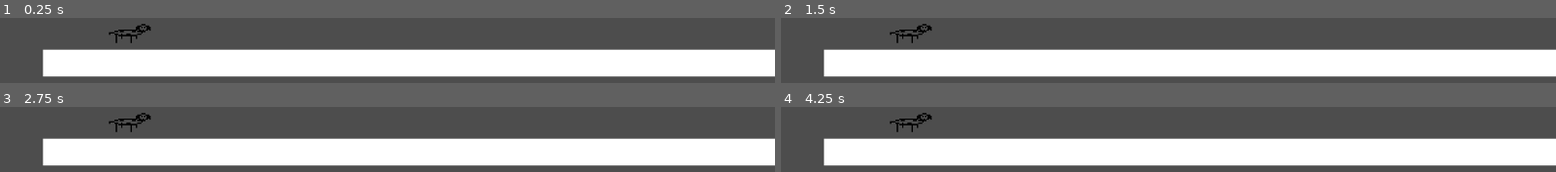
Above: before the commit, frames 1-4 (two rows, left to right).
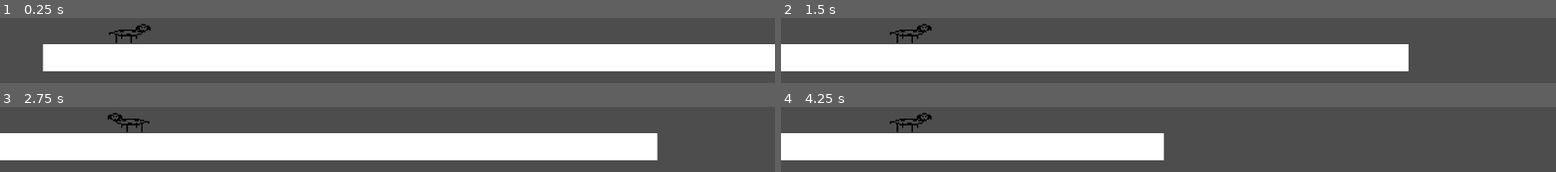
Above: after the commit, the same moments.

Repository: antonin-tarrade/SausageSerenity
Game: Godot game, scene res://Scenes/main_test_chien.tscn
Two runs of this game, one before a commit and one after it. Both use one fixed random seed, a clock stepped at 60 frames per second and the inputs below.
Inputs:
- Up to frame 1 (0.25 s): no input
- Up to frame 2 (1.5 s): tap Enter at 0.5 s; hold W (charger) 0.53-1.28 s; hold Right (ui_right) from 0.53 s (still down); tap Up (ui_up) at 0.77 s; tap Q (extend) at 0.8, 1.35 s
- Up to frame 3 (2.75 s): tap Up (ui_up) at 1.52 s; tap W (charger) at 1.55 s; release Right (ui_right) at 2.03 s; hold Left (ui_left) from 2.03 s (still down); hold W (charger) from 2.03 s (still down); tap Q (extend) at 2.3 s
- Up to frame 4 (4.25 s): release Left (ui_left) at 2.78 s; release W (charger) at 2.78 s; hold Right (ui_right) from 2.78 s (still down); tap Q (extend) at 2.85, 3.8 s; tap Up (ui_up) at 3.02, 3.77 s; tap W (charger) at 3.05 s; hold W (charger) from 3.53 s (still down)

The runs differ from the first frame. In frame 1, 17% of the frame differs, in the area x 5-100%, y 40-92%; in frame 2, 24%; in frame 3, 24%; in frame 4, 32%, in the area x 0-100%, y 40-92%.
Error before the commit: Parse Error: Function "frapper()" not found in base self. (res://Scenes/chien_saucisse.gd:42)

Commit message:
fin extension

Diff:
--- a/Scenes/chien_saucisse.gd
+++ b/Scenes/chien_saucisse.gd
@@ -1,14 +1,15 @@
 extends CharacterBody2D
 
 @export var SPEED = 300.0
-@export var EXTENSION_SPEED = 2 # px
-@export var SHRINKING_SPEED = 4 # px
+@export var EXTENSION_SPEED = 4 # px
+@export var SHRINKING_SPEED = 12 # px
 @export var timer : Timer
 @onready var sprite: Sprite2D = $Sprite2D
 @onready var a_tree: AnimationTree = $AnimationTree
 @onready var c_shape: CollisionShape2D = $CollisionShape2D
 
 const normal_size: Vector2 = Vector2(32, 24)
+const normal_position: Vector2 = Vector2(0, -8)
 
 # Get the gravity from the project settings to be synced with RigidBody nodes.
 var gravity = ProjectSettings.get_setting("physics/2d/default_gravity")
@@ -23,8 +24,9 @@
 
 func _physics_process(delta):
 	# Add the gravity.
-	if not is_on_floor():
+	if not is_on_floor() and ed == -1:
 		velocity.y += gravity * delta
+		print("gravite")
 
 	if Input.is_action_pressed("extend"):
 		velocity.x = move_toward(velocity.x, 0, SPEED)
@@ -32,19 +34,18 @@
 			var horizontal: float = Input.get_axis("ui_left", "ui_right")
 			var vertical: float = Input.get_axis("ui_down", "ui_up")
 			ed = get_extending_direction(horizontal, vertical)
-			print(ed)
 		else:
 			extension(ed)
+
+	elif ed != -1:
+		ed = shrinkage(ed)
+
 	elif Input.is_action_just_released("charger") and not timer.is_stopped():
 		var f : float = timer.time_left
-
 		timer.stop()
 		frapper(f)
 
 	else :
-
-		if extended:
-			pass
 		# Get the input direction and handle the movement/deceleration.
 		# As good practice, you should replace UI actions with custom gameplay actions.
 		var direction = Input.get_axis("ui_left", "ui_right")
@@ -85,3 +86,45 @@
 		extending_direction.UP:
 			c_shape.position.y -= EXTENSION_SPEED / 2
 			c_shape.shape.size.y += EXTENSION_SPEED
+
+# shrink the dog in the right direction
+func shrinkage(ed: int) -> int:
+	var v: bool = false
+	match ed:
+		extending_direction.RIGHT:
+			c_shape.shape.size.x -= SHRINKING_SPEED
+			c_shape.position.x -= SHRINKING_SPEED / 2
+			position.x += SHRINKING_SPEED * 2
+		extending_direction.LEFT:
+			c_shape.shape.size.x -= SHRINKING_SPEED
+			c_shape.position.x += SHRINKING_SPEED / 2
+			position.x -= SHRINKING_SPEED * 2
+		extending_direction.DOWN:
+			print("not yet implemented")
+		extending_direction.UP:
+			c_shape.position.y += SHRINKING_SPEED / 2
+			c_shape.shape.size.y -= SHRINKING_SPEED
+			position.y -= SHRINKING_SPEED * 2
+			v = true
+	if v and c_shape.shape.size.y <= normal_size.y:
+		c_shape.position = normal_position
+		c_shape.shape.size = normal_size
+		return -1
+	elif !v and c_shape.shape.size.x <= normal_size.x:
+		c_shape.position = normal_position
+		c_shape.shape.size = normal_size
+		return -1
+	else:
+		return ed
+
+func _input(event):
+	if event.is_action_pressed("charger"):
+		timer.start()
+
+
+func frapper(f : float):
+	print(timer.wait_time - f)
+
+
+func frapperFin():
+	print(5.0)
